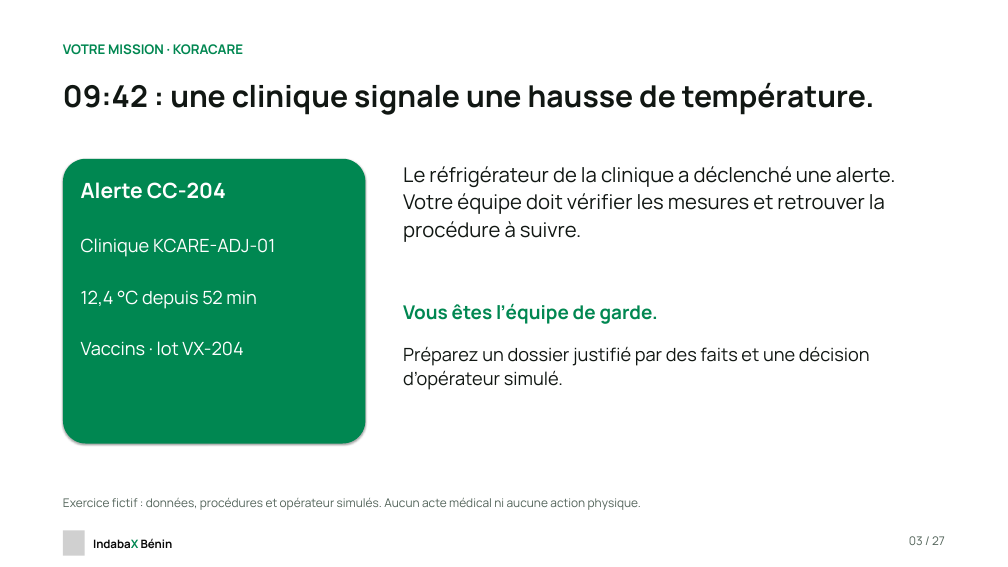
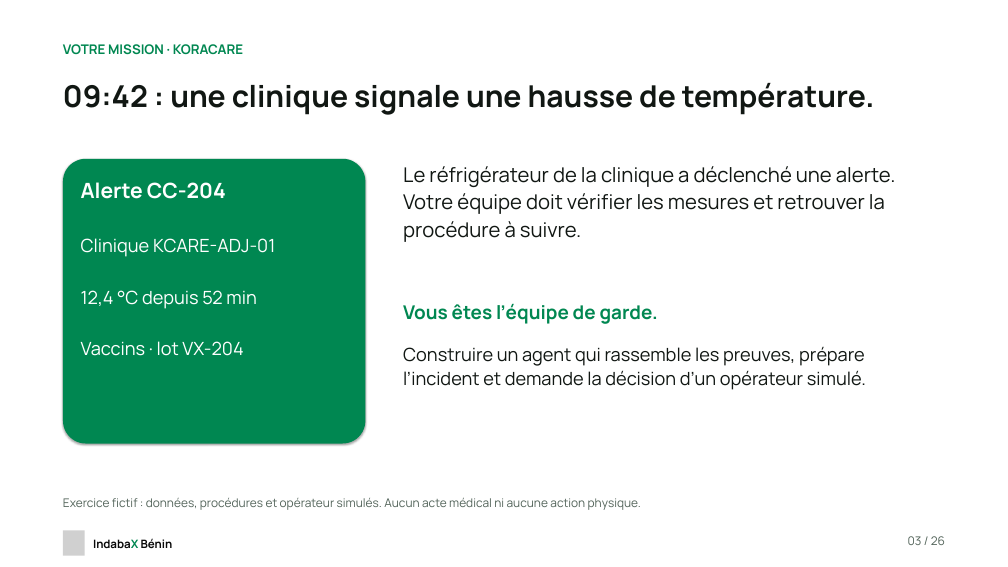
Before and after one commit to chabelbossa/indabax-reliable-ai-agents, a slide deck: slide 3 of slides/indabax-reliable-ai-agents-fr-v2.pptx. Drawn at 1008x567 pixels with LibreOffice and Linux fonts; fonts in the diff are those of the drawing; grey boxes stand for pictures. Boxes give left, top, right and bottom in pixels: in the first picture for what was removed or moved away, otherwise in the second. Text is boxed around its words. In the diff, an @@ line names an element or a change of style, - is before the commit and + after.

```diff
--- a/slides/indabax-reliable-ai-agents-fr-v2.pptx
+++ b/slides/indabax-reliable-ai-agents-fr-v2.pptx
@@ text at (x1=403, y1=347, x2=866, y2=390): text changed @@
-Préparez un dossier justifié par des faits et une décision d’opérateur simulé.
+Construire un agent qui rassemble les preuves, prépare l’incident et demande la décision d’un opérateur simulé.
@@ text at (x1=908, y1=536, x2=945, y2=545): text changed @@
-03 / 27
+03 / 26
```
Also in this commit, not shown: 8 other slides changed, 17 slides added, 18 slides removed, 5 other files.
